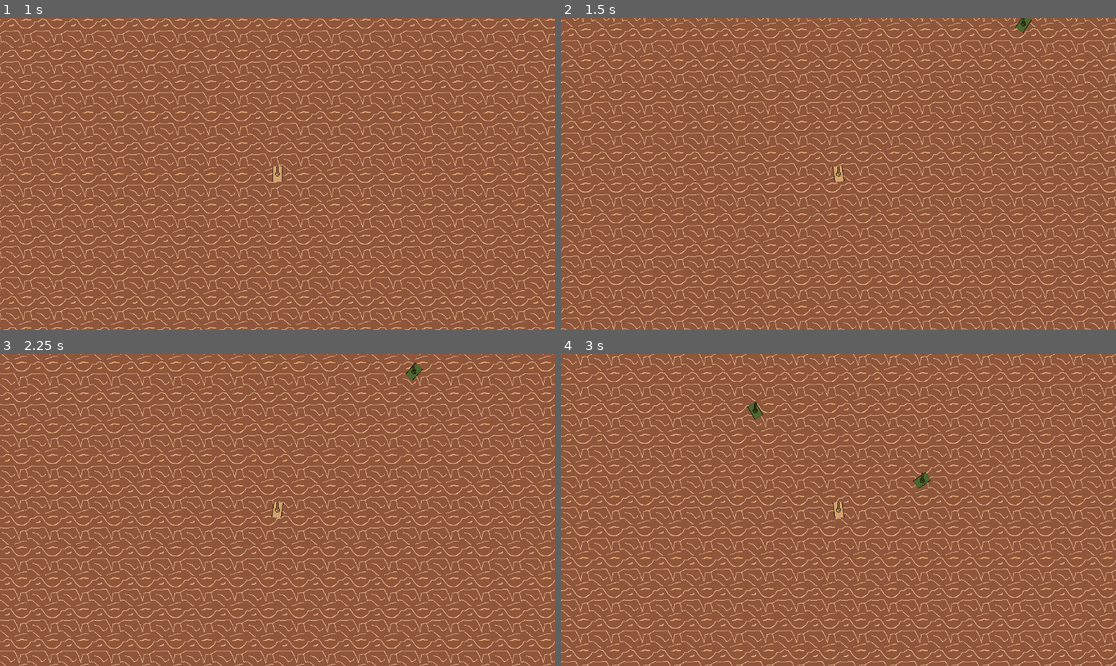
Above: before the commit, frames 1-4 (two rows, left to right).
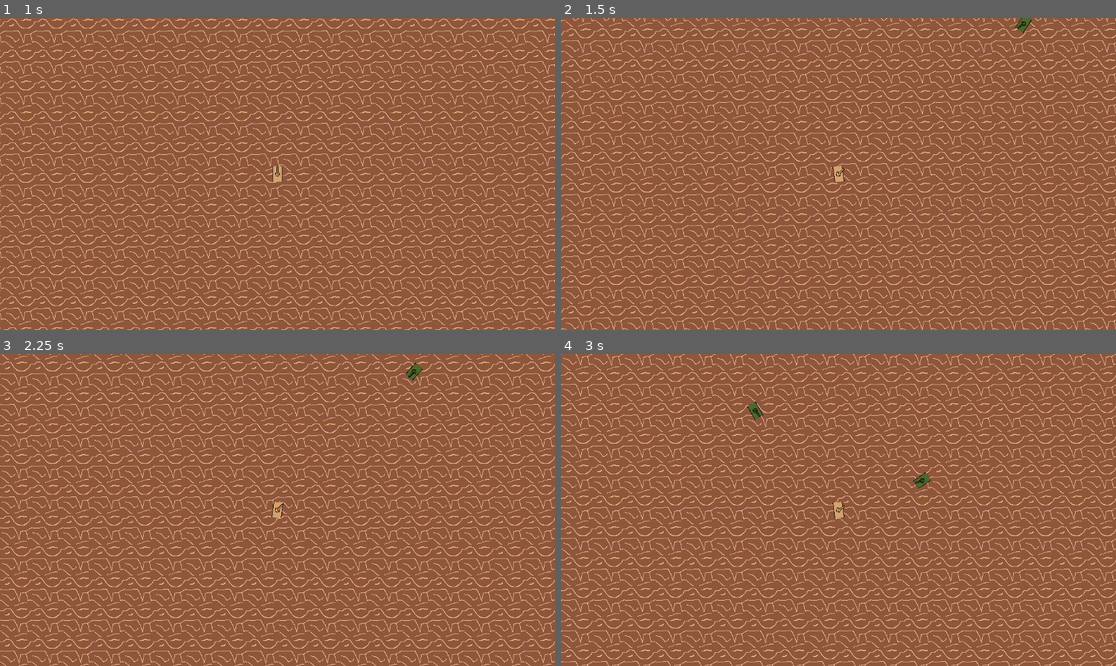
Above: after the commit, the same moments.

Repository: nmfightmaster/tank-survivor
Game: Godot game, scene res://scenes/world.tscn
Same seed, same stepped clock (60 frames per second), same inputs: the game is played once before the commit and once after it.
Inputs:
- Up to frame 1 (1 s): tap Enter at 0.5 s; hold W (move_forward) from 0.53 s (still down); tap D (turn_clockwise) at 0.6 s; tap A (turn_counter_clockwise) at 0.8 s
- Up to frame 2 (1.5 s): release W (move_forward) at 1.28 s; hold S (move_backward) from 1.28 s (still down); tap A (turn_counter_clockwise) at 1.35 s
- Up to frame 3 (2.25 s): tap D (turn_clockwise) at 1.55, 2.1 s; release S (move_backward) at 2.03 s; hold W (move_forward) from 2.03 s (still down)
- Up to frame 4 (3 s): keep holding W (move_forward); tap A (turn_counter_clockwise) at 2.3, 2.85 s

Frame 1 is identical in both runs. In frame 2, less than 0.1% of the frame differs, in the area x 49-84%, y 0-51%; in frame 3, less than 0.1%; in frame 4, less than 0.1%, in the area x 34-66%, y 15-51%.

Commit message:
turret aim

Diff:
--- a/scenes/enemy.tscn
+++ b/scenes/enemy.tscn
@@ -24,3 +24,6 @@
 
 [node name="TankTurretSprite" type="Sprite2D" parent="."]
 texture = ExtResource("2_4ra3w")
+
+[node name="Muzzle" type="Marker2D" parent="TankTurretSprite"]
+position = Vector2(0, -16)
--- /dev/null
+++ b/scenes/missile.tscn
@@ -0,0 +1,22 @@
+[gd_scene load_steps=5 format=3 uid="uid://missile12345"]
+
+[ext_resource type="Script" path="res://scripts/missile.gd" id="1_missile"]
+[ext_resource type="Texture2D" uid="uid://7w2k3c4d5e6f" path="res://sprites/missile.png" id="2_sprite"]
+
+[sub_resource type="RectangleShape2D" id="RectangleShape2D_missile"]
+size = Vector2(8, 8)
+
+[node name="Missile" type="Area2D"]
+script = ExtResource("1_missile")
+
+[node name="Sprite2D" type="Sprite2D" parent="."]
+texture = ExtResource("2_sprite")
+
+[node name="CollisionShape2D" type="CollisionShape2D" parent="."]
+shape = SubResource("RectangleShape2D_missile")
+
+[node name="VisibleOnScreenNotifier2D" type="VisibleOnScreenNotifier2D" parent="."]
+rect = Rect2(-4, -4, 8, 8)
+
+[connection signal="body_entered" from="." to="." method="_on_body_entered"]
+[connection signal="screen_exited" from="VisibleOnScreenNotifier2D" to="." method="_on_visible_on_screen_notifier_2d_screen_exited"]
--- a/scenes/player.tscn
+++ b/scenes/player.tscn
@@ -25,4 +25,7 @@
 [node name="TankTurretSprite" type="Sprite2D" parent="."]
 texture = ExtResource("3_qhqgy")
 
+[node name="Muzzle" type="Marker2D" parent="TankTurretSprite"]
+position = Vector2(0, -16)
+
 [node name="Camera2D" type="Camera2D" parent="."]
--- a/scenes/world.tscn
+++ b/scenes/world.tscn
@@ -1,10 +1,9 @@
-[gd_scene load_steps=3 format=3 uid="uid://d05isox83rlk8"]
+[gd_scene load_steps=5 format=3 uid="uid://d05isox83rlk8"]
 
 [ext_resource type="PackedScene" uid="uid://bud6b6aep1j11" path="res://scenes/background.tscn" id="2_4wyf3"]
 [ext_resource type="PackedScene" uid="uid://bjp2xgds1j05w" path="res://scenes/player.tscn" id="2_rwgxs"]
-[ext_resource type="Script" path="res://scripts/spawner.gd" id="3_spawner"]
+[ext_resource type="Script" uid="uid://cyqkdbs3v3msy" path="res://scripts/spawner.gd" id="3_spawner"]
 [ext_resource type="PackedScene" uid="uid://b0lr6v45q15bp" path="res://scenes/enemy.tscn" id="4_enemy"]
-
 
 [node name="world" type="Node2D"]
 
--- a/scripts/enemy.gd
+++ b/scripts/enemy.gd
@@ -4,6 +4,11 @@
 @export var turn_speed: float = 2.0
 
 @onready var tank_body: Node2D = $TankBodyMesh
+
+@onready var tank_turret: Node2D = $TankTurretSprite
+
+func _ready() -> void:
+	add_to_group("enemy")
 
 func _physics_process(delta: float) -> void:
 	var player = get_tree().get_first_node_in_group("player")
@@ -18,4 +23,8 @@
 		# Optional: Rotate towards player
 		tank_body.rotation = lerp_angle(tank_body.rotation, direction.angle() - (PI/2), turn_speed * delta)
 
+		# Rotate turret towards player
+		tank_turret.look_at(player.global_position)
+		tank_turret.rotation += PI/2
+
 		move_and_slide()
--- /dev/null
+++ b/scripts/missile.gd
@@ -0,0 +1,20 @@
+extends Area2D
+
+var speed: float = 600.0
+var damage: int = 10
+var direction: Vector2 = Vector2.RIGHT
+
+func _ready() -> void:
+    # Rotate the missile to face its direction of travel
+    rotation = direction.angle()
+
+func _physics_process(delta: float) -> void:
+    position += direction * speed * delta
+
+func _on_body_entered(body: Node2D) -> void:
+    if body.is_in_group("enemy") and body.has_method("take_damage"):
+        body.take_damage(damage)
+        queue_free()
+
+func _on_visible_on_screen_notifier_2d_screen_exited() -> void:
+    queue_free()
--- a/scripts/player.gd
+++ b/scripts/player.gd
@@ -2,14 +2,33 @@
 
 @export var move_speed: float = 200.0
 @export var turn_speed: float = 2.0
+@export var turret_turn_speed: float = 4.0
 
 @onready var tank_body: Node2D = $TankBodyMesh
 
+@onready var tank_turret: Sprite2D = $TankTurretSprite
+
 func _physics_process(delta: float) -> void:
-    var rotation_direction := Input.get_axis("turn_counter_clockwise", "turn_clockwise")
-    tank_body.rotation += rotation_direction * turn_speed * delta
+	var rotation_direction := Input.get_axis("turn_counter_clockwise", "turn_clockwise")
+	tank_body.rotation += rotation_direction * turn_speed * delta
 
-    var move_direction := Input.get_axis("move_backward", "move_forward")
-    velocity = Vector2.UP.rotated(tank_body.rotation) * move_direction * move_speed
+	var move_direction := Input.get_axis("move_backward", "move_forward")
+	velocity = Vector2.UP.rotated(tank_body.rotation) * move_direction * move_speed
 
-    move_and_slide()
+	# Turret aiming
+	var enemies = get_tree().get_nodes_in_group("enemy")
+	if enemies.size() > 0:
+		var nearest_enemy = null
+		var min_dist = INF
+
+		for enemy in enemies:
+			var dist = global_position.distance_squared_to(enemy.global_position)
+			if dist < min_dist:
+				min_dist = dist
+				nearest_enemy = enemy
+
+		if nearest_enemy:
+			var target_phase = global_position.direction_to(nearest_enemy.global_position).angle()
+			tank_turret.rotation = lerp_angle(tank_turret.rotation, target_phase + (PI/2), turret_turn_speed * delta)
+
+	move_and_slide()
Not shown, added: scripts/missile.gd.uid
Binary file added: sprites/missile.aseprite
Binary file added: sprites/missile.png
Not shown, added: sprites/missile.png.import
